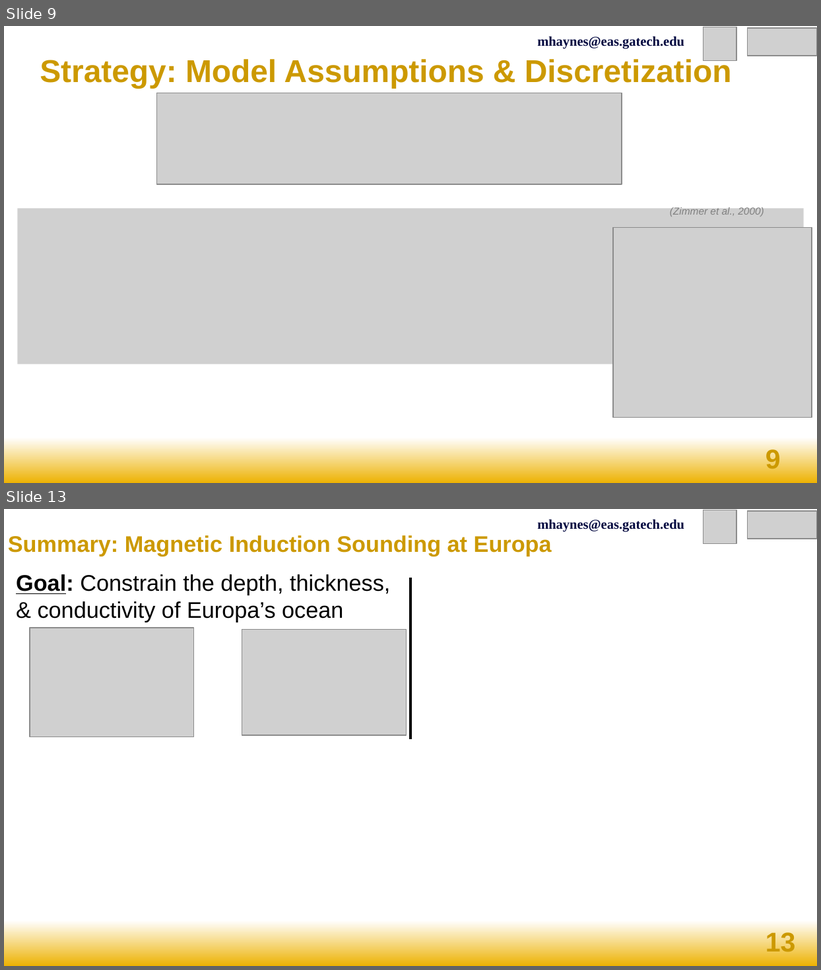
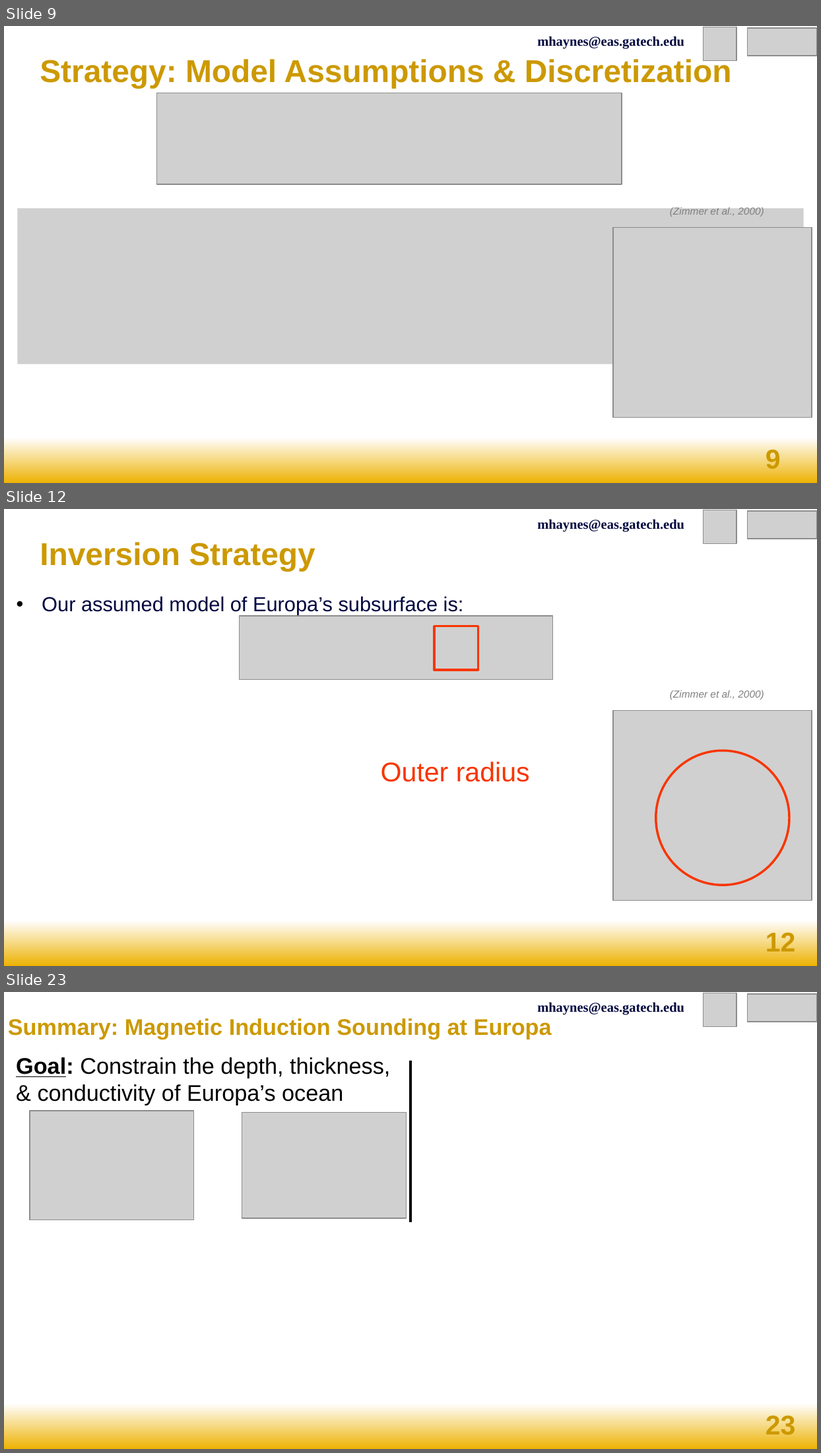
Before and after one commit to mike-haynes2/InverseMethods, a slide deck: Project/final_report/talk/haynes_EAS6134_final_talk.pptx. Shown one above the other, each under a label of ours: slides 9 and 13 before the commit, slides 9, 12 and 23 after it; the slides between them are not shown. The pictures are 821x970 and 821x1453 pixels, drawn with LibreOffice and Linux fonts; fonts in the diff are those of the drawing; grey boxes stand for pictures. Boxes give left, top, right and bottom in pixels: in the first picture for what was removed or moved away, otherwise in the second. Text is boxed around its words. In the diff, an @@ line names an element or a change of style, - is before the commit and + after.

```diff
--- a/Project/final_report/talk/haynes_EAS6134_final_talk.pptx
+++ b/Project/final_report/talk/haynes_EAS6134_final_talk.pptx
@@ slide 12 added at (4, 509, 817, 966), background gradient #FFFFFF to #EDB203 @@
@@ text added at (537, 519, 684, 532), 12 pt, text #00063F, bold @@
+mhaynes@eas.gatech.edu
@@ picture added at (704, 510, 737, 544) @@
@@ picture added at (747, 512, 817, 539) @@
@@ title added at (40, 542, 315, 571), 28 pt, text #CC9900, bold @@
+Inversion Strategy
@@ text added at (42, 596, 464, 615), 18 pt, text #00063F @@
+• Our assumed model of Europa’s subsurface is:
@@ picture added at (240, 615, 554, 680) @@
@@ rectangle added at (434, 626, 478, 670), outline #F83500 2 pt @@
@@ text added at (670, 691, 764, 700), 9 pt, text #808080, italic @@
+(Zimmer et al., 2000)
@@ picture added at (613, 711, 811, 900) @@
@@ text added at (381, 762, 530, 782), 24 pt, text #F83500 @@
+Outer radius
@@ ellipse added at (656, 751, 789, 885), outline #F83500 2 pt @@
@@ page number added at (766, 930, 796, 952), 24 pt, text #CC9900, bold @@
+12
@@ what was slide 13 is now slide 23 @@
@@ page number at (766, 1413, 796, 1435): text changed @@
-13
+23
```
Also in this commit, not shown: 4 slides changed, 11 other slides added, 2 slides removed, 5 other files.
